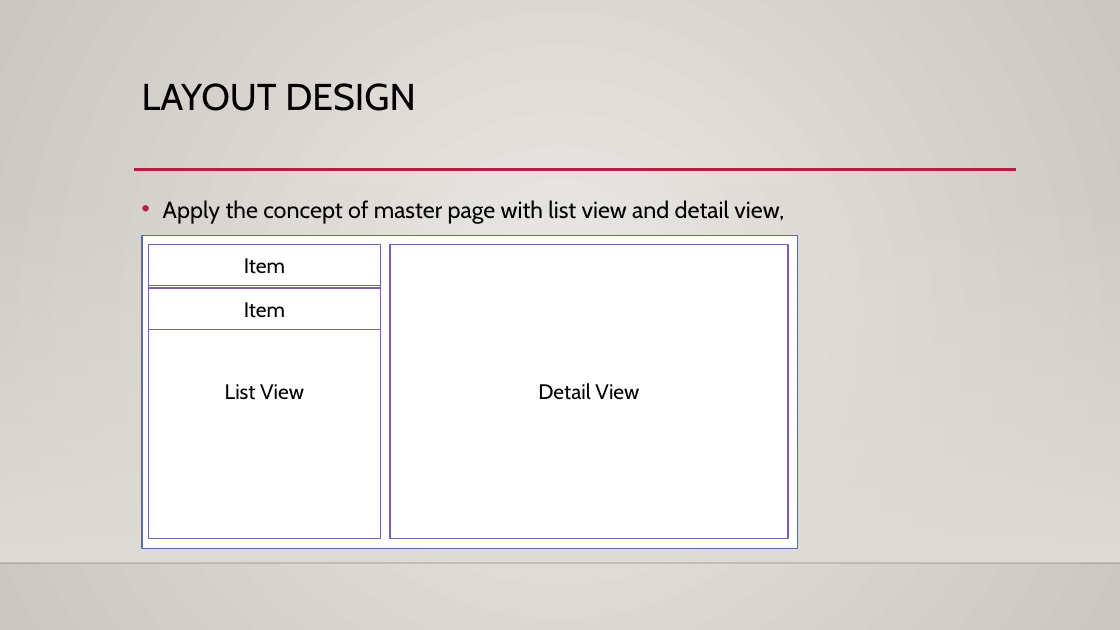
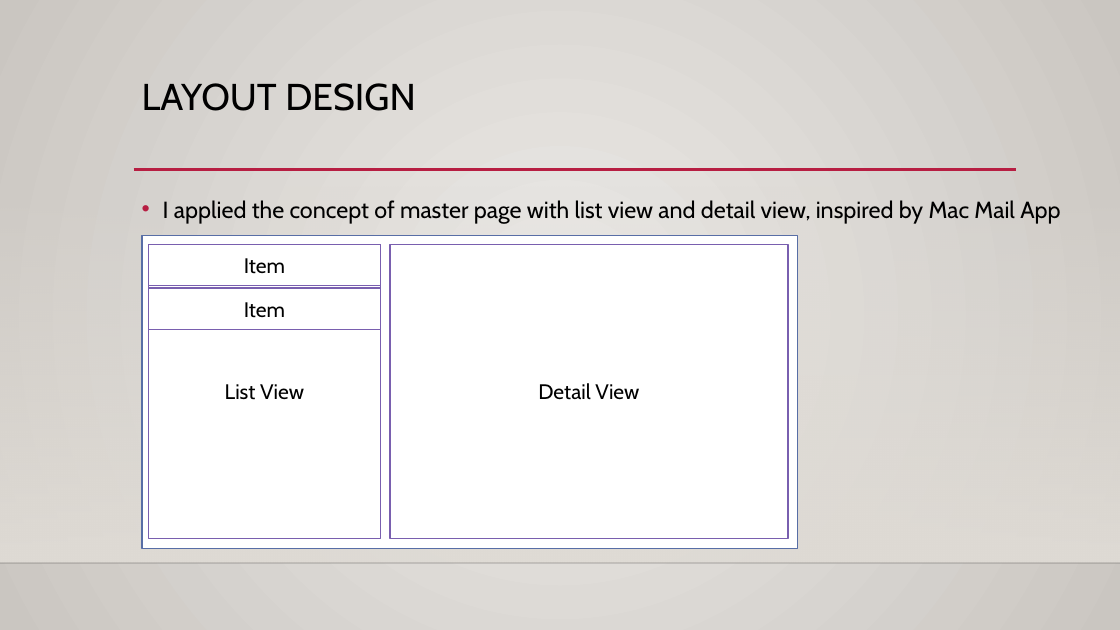
Before and after one commit to SamphorsKhlok/UsersApp, a slide deck: slide 4 of Docs/Profile App Note.pptx (slide 2 before the commit). Drawn at 1120x630 pixels with LibreOffice and Linux fonts; fonts in the diff are those of the drawing; background and template pictures are left out. Boxes give left, top, right and bottom in pixels: in the first picture for what was removed or moved away, otherwise in the second. Text is boxed around its words. In the diff, an @@ line names an element or a change of style, - is before the commit and + after.

```diff
--- a/Docs/Profile App Note.pptx
+++ b/Docs/Profile App Note.pptx
@@ text at [163,200,1060,224]: text changed @@
-• Apply the concept of master page with list view and detail view,
+• I applied the concept of master page with list view and detail view, inspired by Mac Mail App
```
Also in this commit, not shown: 1 other slide changed, 7 slides added, 1 other file.
